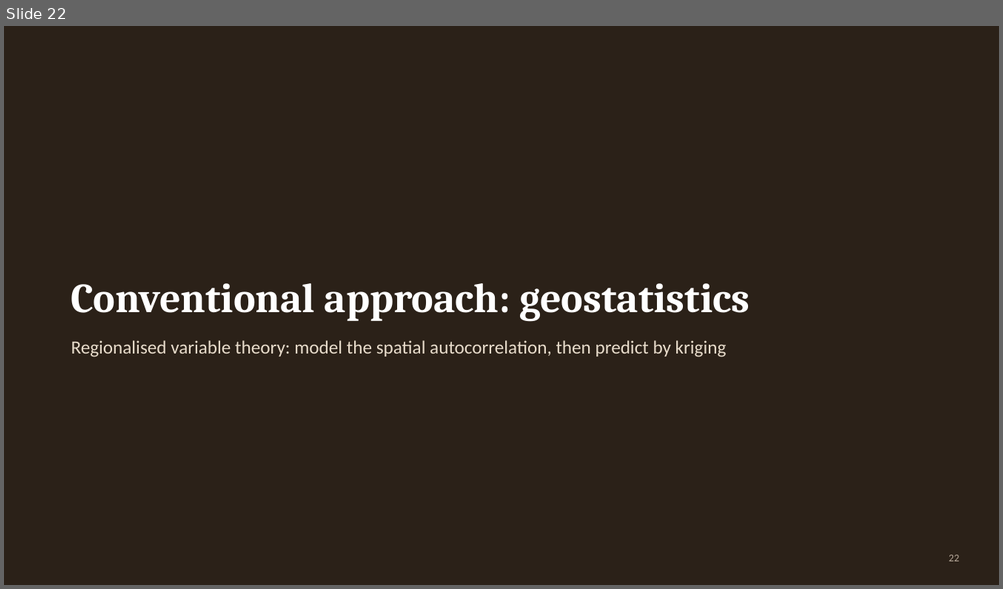
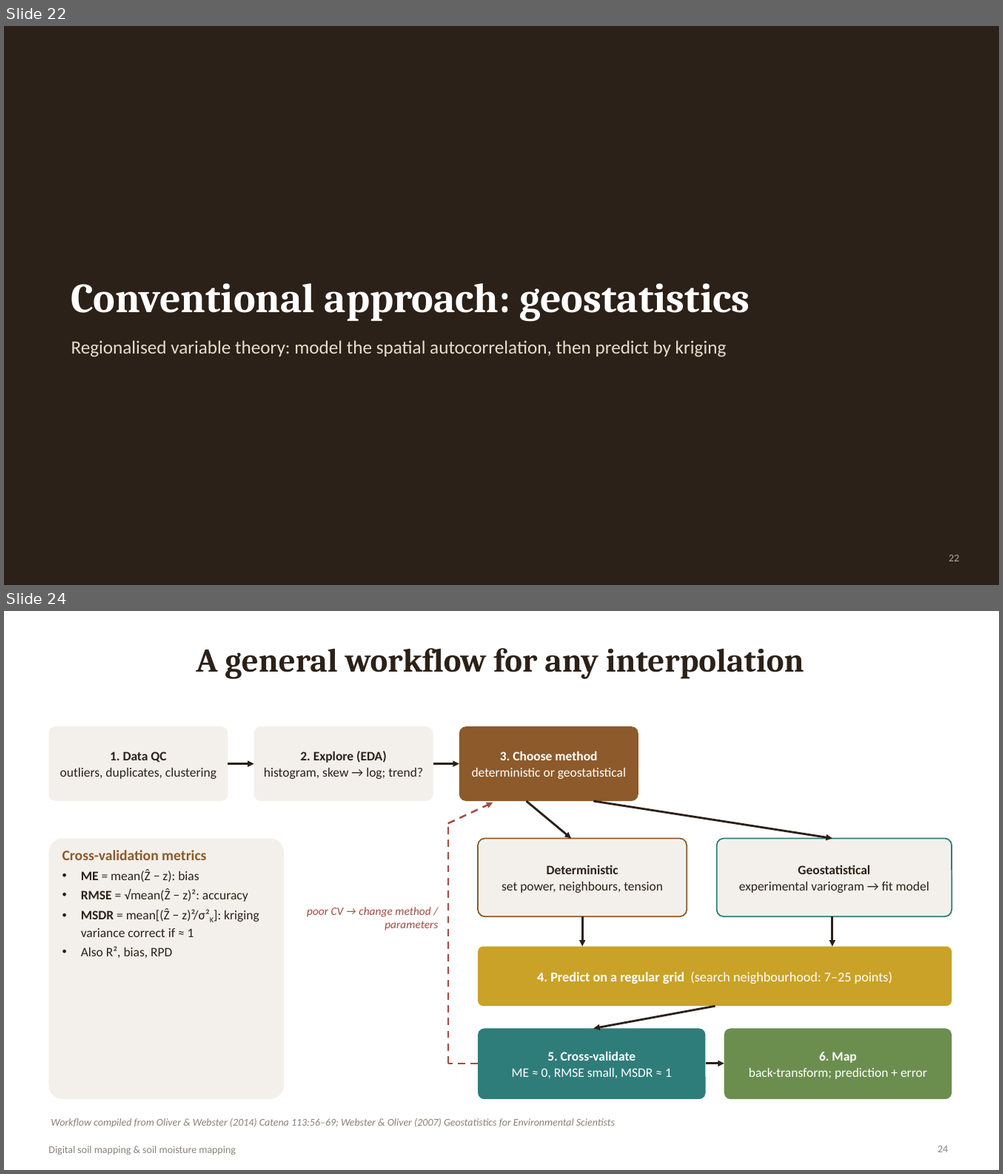
Before and after one commit to animesh270799-ctrl/meta, a slide deck: DSM_Soil_Moisture_Mapping.pptx. Shown one above the other, each under a label of ours: slide 22 before the commit, slides 22 and 24 after it; the slides between them are not shown. The pictures are 1003x589 and 1003x1174 pixels, drawn with LibreOffice and Linux fonts; fonts in the diff are those of the drawing. Boxes give left, top, right and bottom in pixels: in the first picture for what was removed or moved away, otherwise in the second. Text is boxed around its words. In the diff, an @@ line names an element or a change of style, - is before the commit and + after.

```diff
--- a/DSM_Soil_Moisture_Mapping.pptx
+++ b/DSM_Soil_Moisture_Mapping.pptx
@@ slide 24 added at [4, 611, 999, 1170], background #FFFFFF @@
@@ title added at [196, 648, 804, 679], 32 pt, text #2B2118, bold @@
+A general workflow for any interpolation
@@ rounded rectangle added at [48, 726, 227, 801], fill #F3F0EB, 12.5 pt, text #2B2118 @@
+1. Data QC
+outliers, duplicates, clustering
@@ rounded rectangle added at [254, 726, 433, 801], fill #F3F0EB, 12.5 pt, text #2B2118 @@
+2. Explore (EDA)
+histogram, skew → log; trend?
@@ rounded rectangle added at [459, 726, 638, 801], fill #8C5A2B, 12.5 pt, text #FFFFFF @@
+3. Choose method
+deterministic or geostatistical
@@ arrow added from (227, 764) to (254, 764), #2B2118 2 pt @@
@@ arrow added from (433, 764) to (459, 764), #2B2118 2 pt @@
@@ arrow added from (448, 823) to (492, 803), #A44A3F 1.75 pt dashed @@
@@ arrow added from (526, 801) to (571, 839), #2B2118 2 pt @@
@@ arrow added from (594, 801) to (832, 839), #2B2118 2 pt @@
@@ line added from (448, 1064) to (448, 823), #A44A3F 1.75 pt dashed @@
@@ rounded rectangle added at [48, 839, 284, 1099], fill #F3F0EB @@
@@ text added at [62, 850, 259, 958], 12.5 pt, text #2B2118 @@
+Cross-validation metrics
+• ME = mean(Ẑ − z): bias
+• RMSE = √mean(Ẑ − z)²: accuracy
+• MSDR = mean[(Ẑ − z)²/σ²K]: kriging variance correct if ≈ 1
+• Also R², bias, RPD
@@ rounded rectangle added at [478, 839, 687, 917], fill #F3F0EB, outline #8C5A2B 1.25 pt, 12.5 pt, text #2B2118 @@
+Deterministic
+set power, neighbours, tension
@@ rounded rectangle added at [717, 839, 951, 917], fill #F3F0EB, outline #2E7D7A 1.25 pt, 12.5 pt, text #2B2118 @@
+Geostatistical
+experimental variogram → fit model
@@ text added at [307, 907, 438, 931], 11 pt, text #A44A3F, italic @@
+poor CV → change method / parameters
@@ arrow added from (582, 917) to (582, 947), #2B2118 2 pt @@
@@ arrow added from (832, 917) to (832, 947), #2B2118 2 pt @@
@@ rounded rectangle added at [478, 947, 951, 1006], fill #C9A227, 13 pt, text #FFFFFF @@
+4. Predict on a regular grid (search neighbourhood: 7–25 points)
@@ arrow added from (715, 1006) to (594, 1029), #2B2118 2 pt @@
@@ rounded rectangle added at [478, 1029, 706, 1099], fill #2E7D7A, 12.5 pt, text #FFFFFF @@
+5. Cross-validate
+ME ≈ 0, RMSE small, MSDR ≈ 1
@@ rounded rectangle added at [724, 1029, 951, 1099], fill #6B8E4E, 12.5 pt, text #FFFFFF @@
+6. Map
+back-transform; prediction + error
@@ line added from (478, 1064) to (448, 1064), #A44A3F 1.75 pt dashed @@
@@ arrow added from (706, 1064) to (724, 1064), #2B2118 2 pt @@
@@ text added at [51, 1119, 614, 1128], 10 pt, text #8A8178, italic @@
+Workflow compiled from Oliver & Webster (2014) Catena 113:56–69; Webster & Oliver (2007) Geostatistics for Environmental Scientists
@@ text added at [48, 1146, 236, 1156], 10 pt, text #8A8178 @@
+Digital soil mapping & soil moisture mapping
@@ page number added at [937, 1146, 948, 1153], 10 pt, text #8A8178 @@
+24
```
Also in this commit, not shown: 1 slide changed, 13 other slides added.
